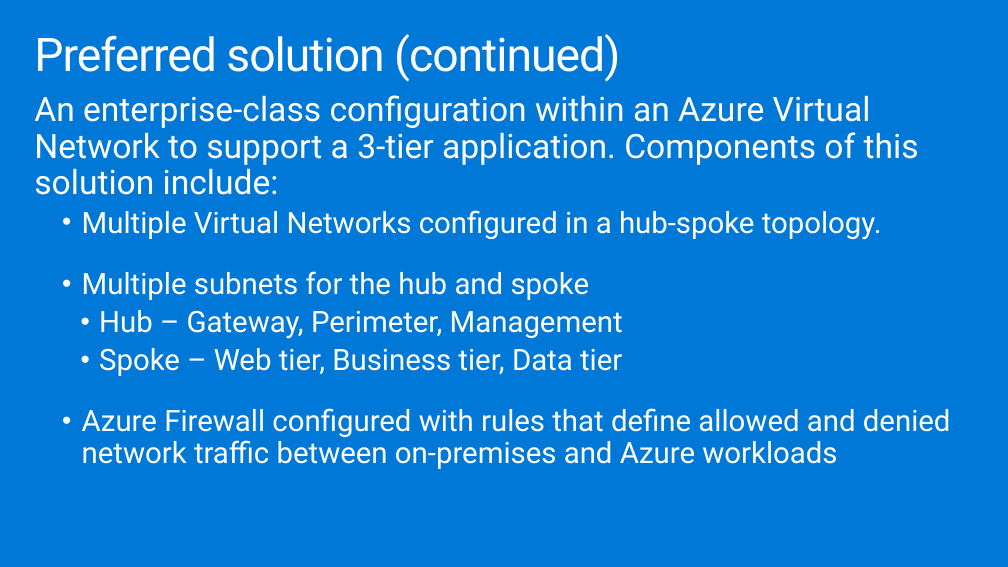
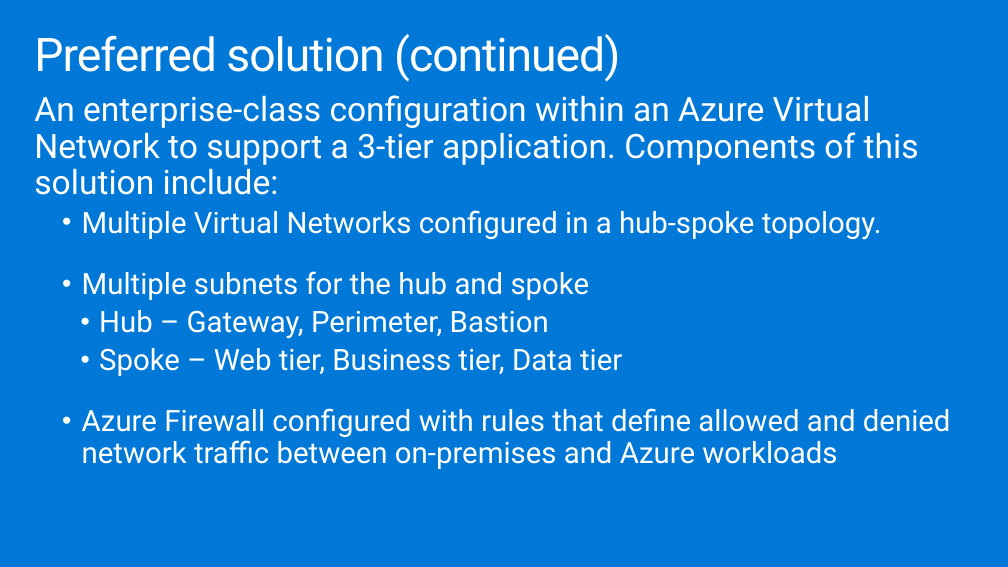
Before and after one commit to yashmadan123/MCW-Enterprise-class-networking, a slide deck: slide 25 of Whiteboard design session/WDS trainer presentation - Enterprise-class networking in Azure.pptx. Drawn at 1008x567 pixels with LibreOffice and Linux fonts; fonts in the diff are those of the drawing. Boxes give left, top, right and bottom in pixels: in the first picture for what was removed or moved away, otherwise in the second. Text is boxed around its words. In the diff, an @@ line names an element or a change of style, - is before the commit and + after.

```diff
--- a/Whiteboard design session/WDS trainer presentation - Enterprise-class networking in Azure.pptx
+++ b/Whiteboard design session/WDS trainer presentation - Enterprise-class networking in Azure.pptx
@@ text at (x1=99, y1=310, x2=549, y2=339): text changed @@
-    • Hub – Gateway, Perimeter, Management
+    • Hub – Gateway, Perimeter, Bastion
```
Also in this commit, not shown: 1 other slide changed.
